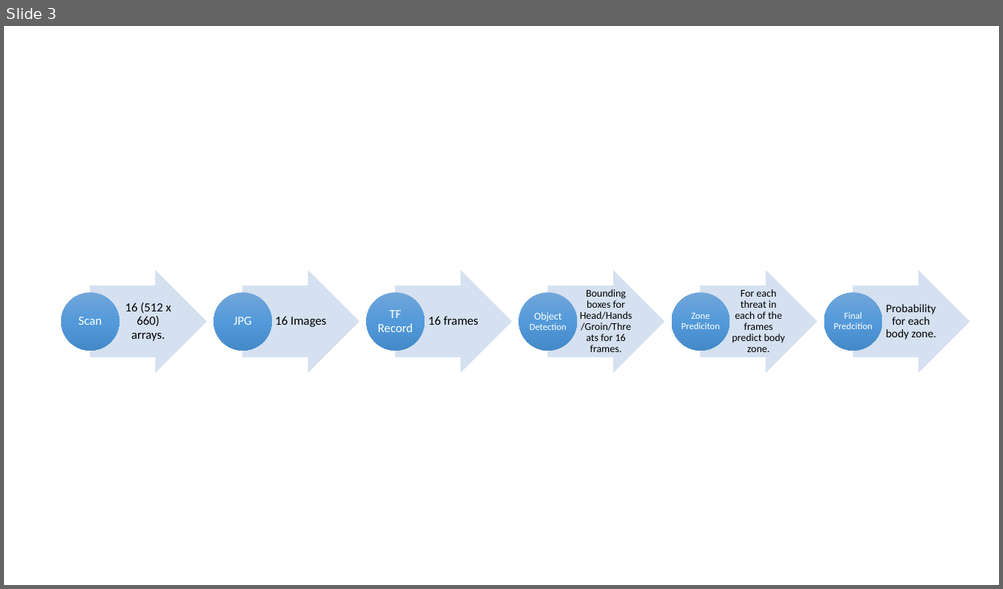
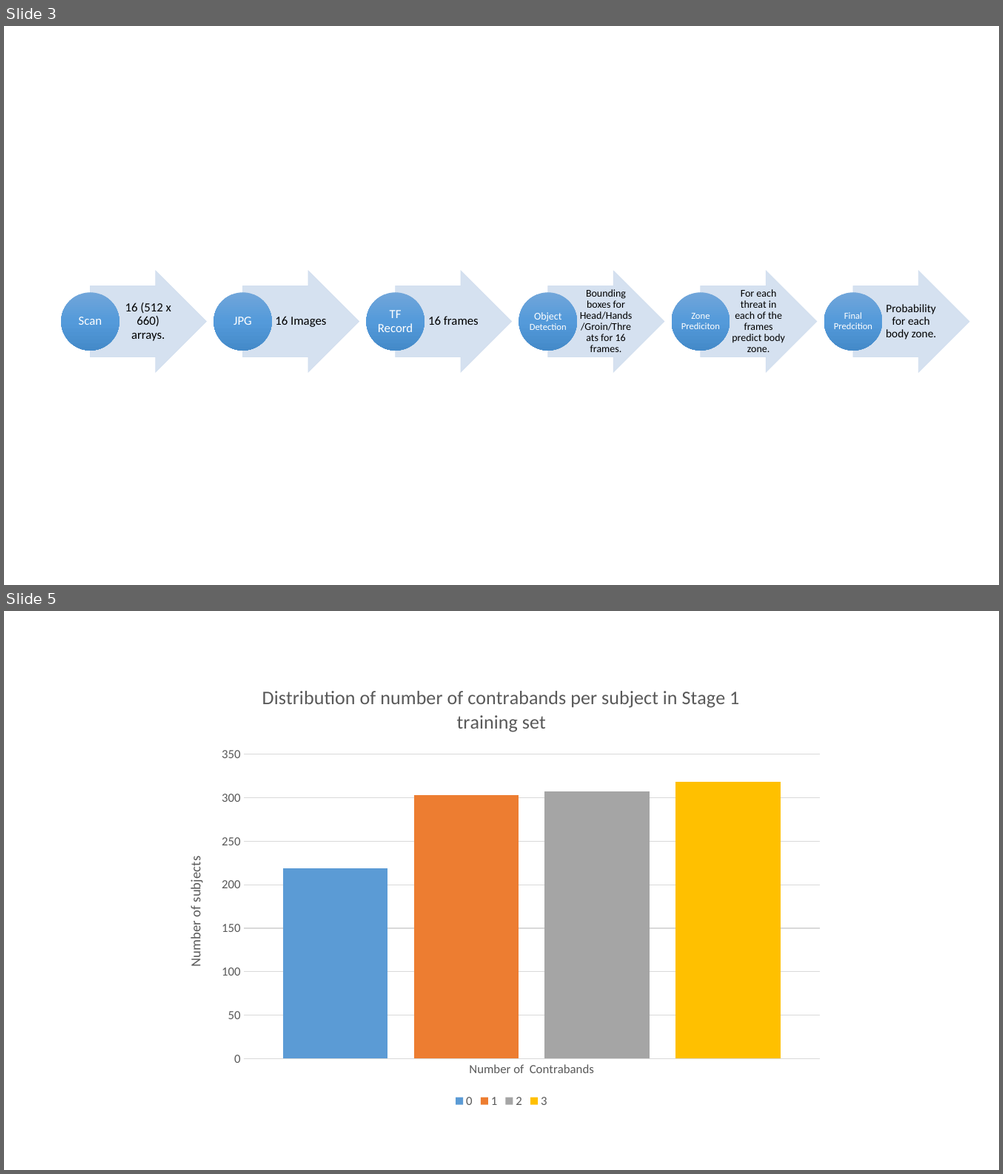
Before and after one commit to shivarajugowda/machine-learning, a slide deck: projects/capstone/training_images.pptx. Shown one above the other, each under a label of ours: slide 3 before the commit, slides 3 and 5 after it; the slides between them are not shown. The pictures are 1003x589 and 1003x1174 pixels, drawn with LibreOffice and Linux fonts; fonts in the diff are those of the drawing. Boxes give left, top, right and bottom in pixels: in the first picture for what was removed or moved away, otherwise in the second. Text is boxed around its words. In the diff, an @@ line names an element or a change of style, - is before the commit and + after.

```diff
--- a/projects/capstone/training_images.pptx
+++ b/projects/capstone/training_images.pptx
@@ slide 5 added at [4,611,999,1170], background #FFFFFF @@
@@ column chart added at [170,670,833,1113] @@
+title "Distribution of number of contrabands per subject in Stage 1 training set "
+categories: Number of  Contrabands
+0: 220
+1: 300
+2: 310
+3: 320
```
Also in this commit, not shown: 1 slide changed, 2 other slides added, 3 other files.
